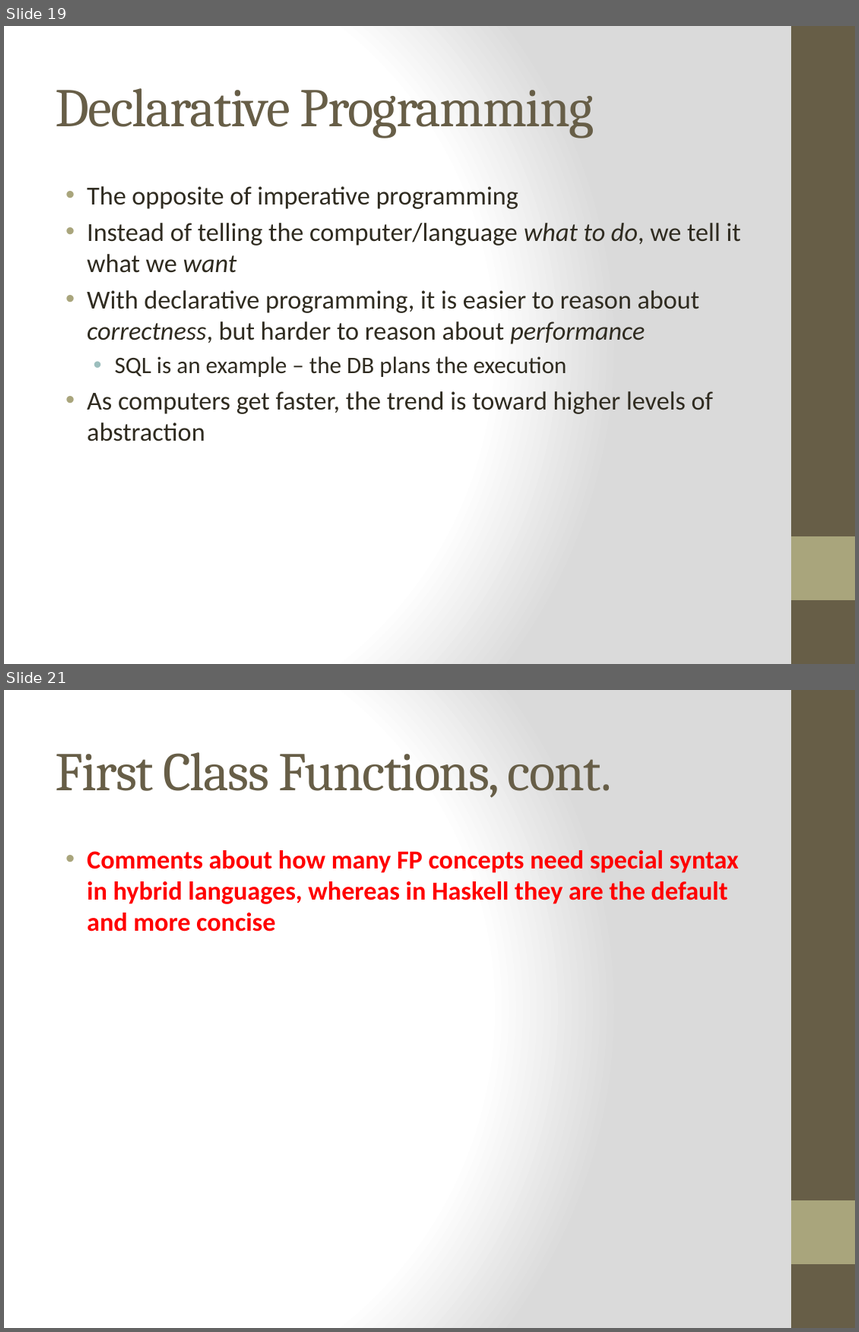
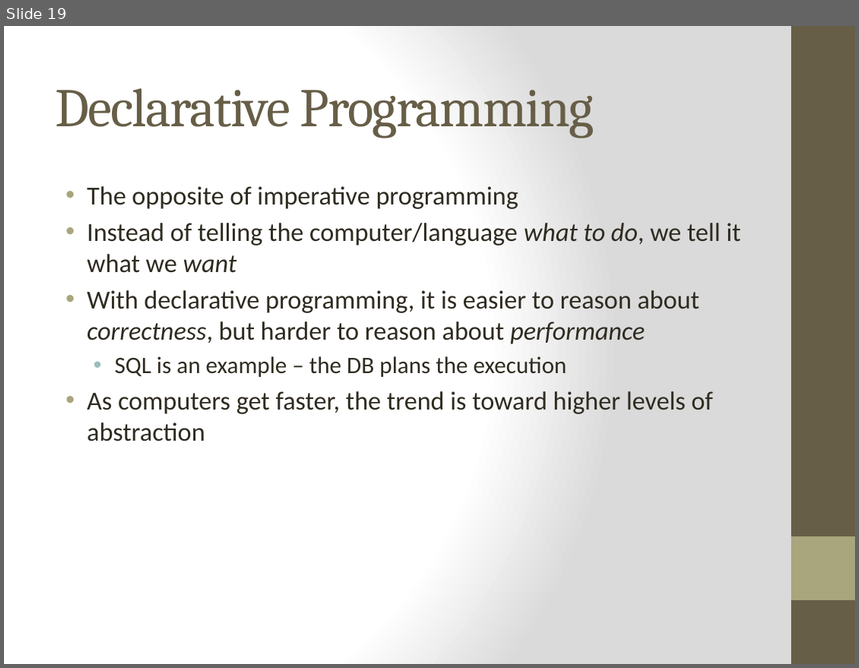
Before and after one commit to bjhartin/FoundationsOfFunctionalProgramming, a slide deck: FoundationsOfFunctionalProgramming.pptx. Shown one above the other, each under a label of ours: slides 19 and 21 before the commit, slide 19 after it; the slides between them are not shown. The pictures are 859x1332 and 859x668 pixels, drawn with LibreOffice and Linux fonts; fonts in the diff are those of the drawing. Boxes give left, top, right and bottom in pixels: in the first picture for what was removed or moved away, otherwise in the second. Text is boxed around its words. In the diff, an @@ line names an element or a change of style, - is before the commit and + after.

```diff
--- a/FoundationsOfFunctionalProgramming.pptx
+++ b/FoundationsOfFunctionalProgramming.pptx
@@ slide 21 removed at <box>4,690,855,1328</box>, background gradient #FFFFFF to #DADADA; not listed: 2 template elements that a slide beside it also shows @@
@@ title removed at <box>55,752,612,798</box> @@
-First Class Functions, cont.
@@ text removed at <box>87,850,739,932</box> @@
-• Comments about how many FP concepts need special syntax in hybrid languages, whereas in Haskell they are the default and more concise
```
Also in this commit, not shown: 2 slides changed, 1 other file.
